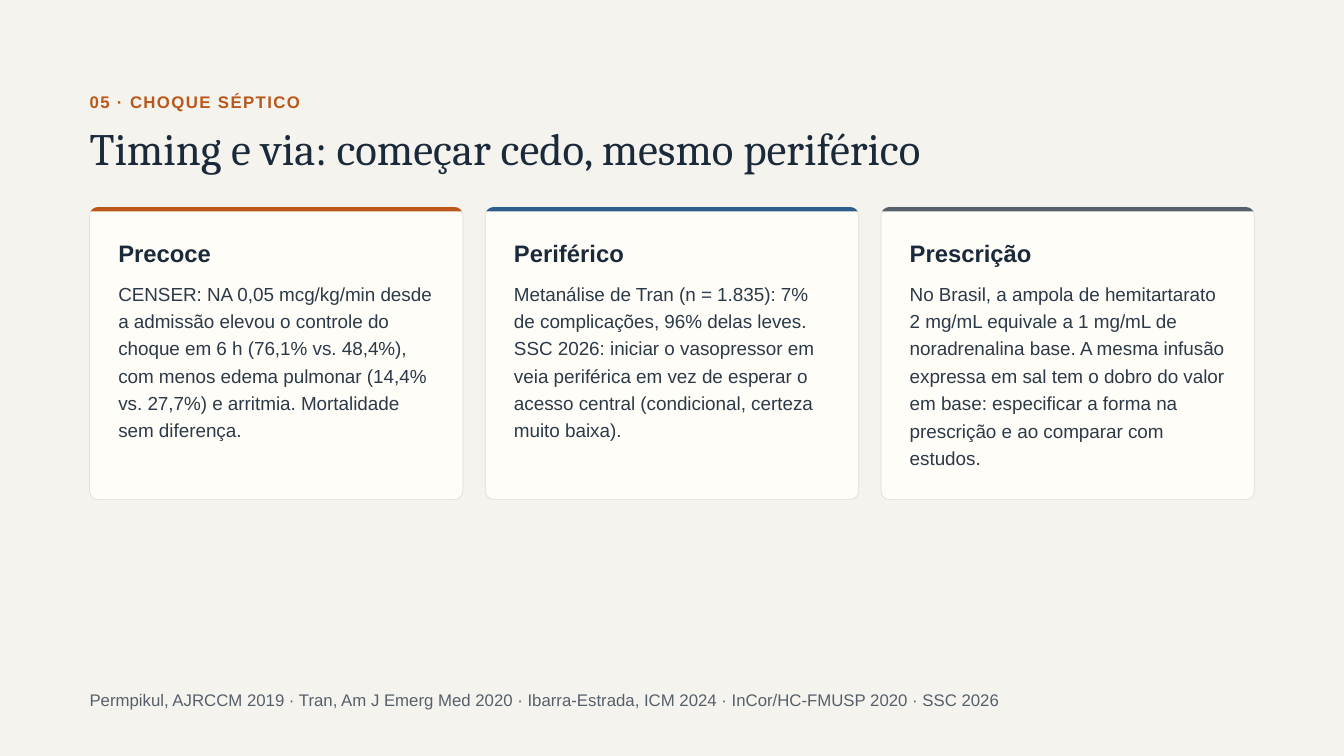
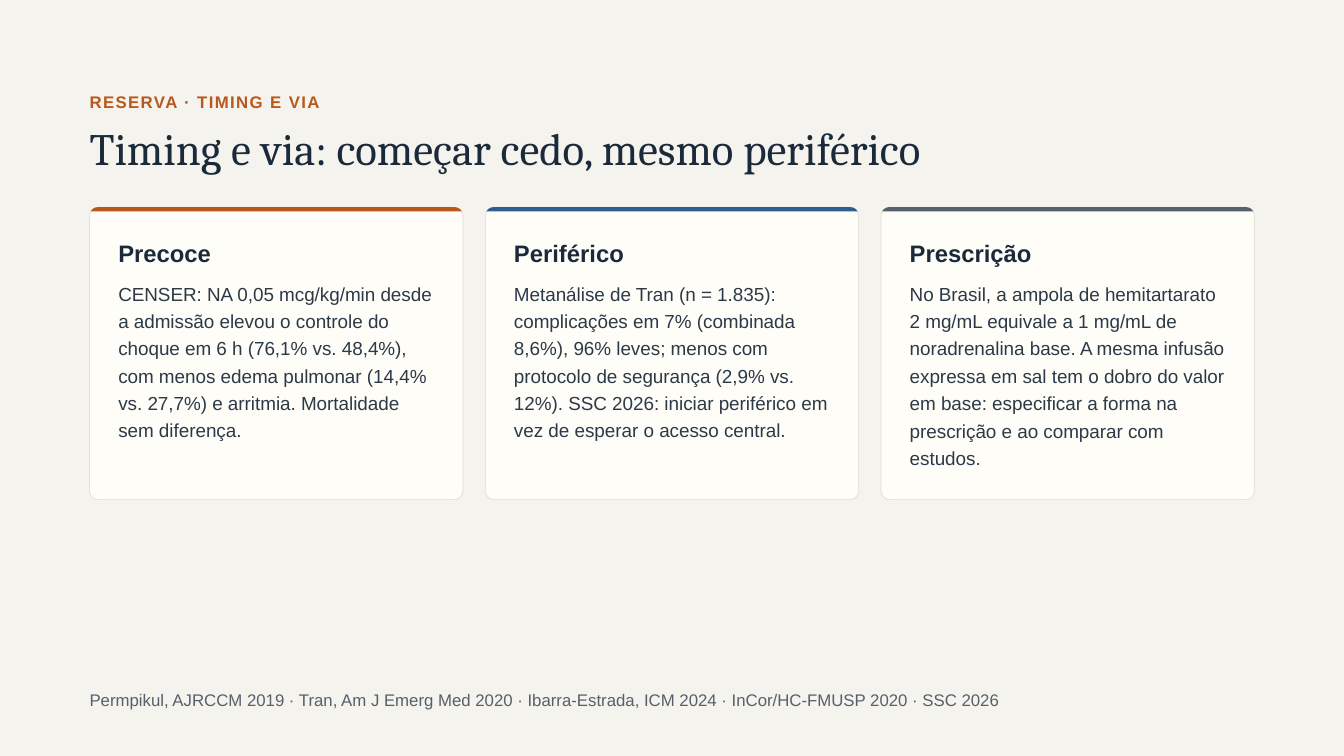
Before and after one commit to brunomoraesdubois-bit/Bruno, a slide deck: slide 24 of apresentacao/Aminas_Vasoativas.pptx (slide 18 before the commit). Drawn at 1344x756 pixels with LibreOffice and Linux fonts; fonts in the diff are those of the drawing. Boxes give left, top, right and bottom in pixels: in the first picture for what was removed or moved away, otherwise in the second. Text is boxed around its words. In the diff, an @@ line names an element or a change of style, - is before the commit and + after.

```diff
--- a/apresentacao/Aminas_Vasoativas.pptx
+++ b/apresentacao/Aminas_Vasoativas.pptx
@@ text at (90,96,320,108): text changed @@
-05 · CHOQUE SÉPTICO
+RESERVA · TIMING E VIA
@@ text at (514,287,827,441): text changed @@
-Metanálise de Tran (n = 1.835): 7% de complicações, 96% delas leves. SSC 2026: iniciar o vasopressor em veia periférica em vez de esperar o acesso central (condicional, certeza muito baixa).
+Metanálise de Tran (n = 1.835): complicações em 7% (combinada 8,6%), 96% leves; menos com protocolo de segurança (2,9% vs. 12%). SSC 2026: iniciar periférico em vez de esperar o acesso central.
```
Also in this commit, not shown: 18 other slides changed, 7 slides added, 1 slide removed, 33 other files.
